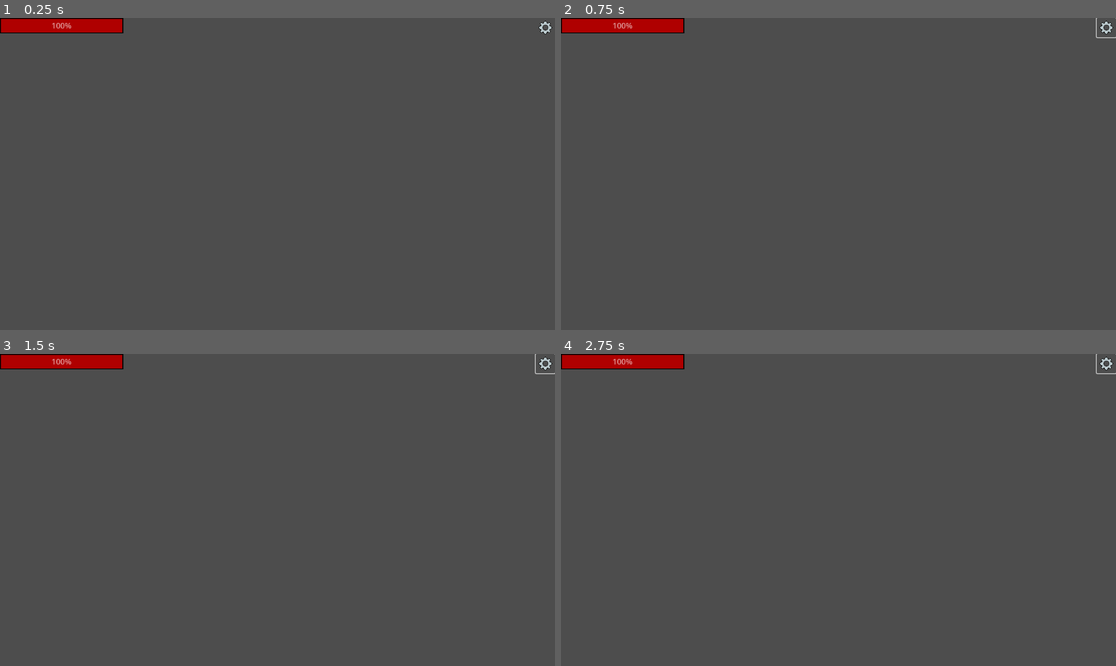
Above: before the commit, frames 1-4 (two rows, left to right).
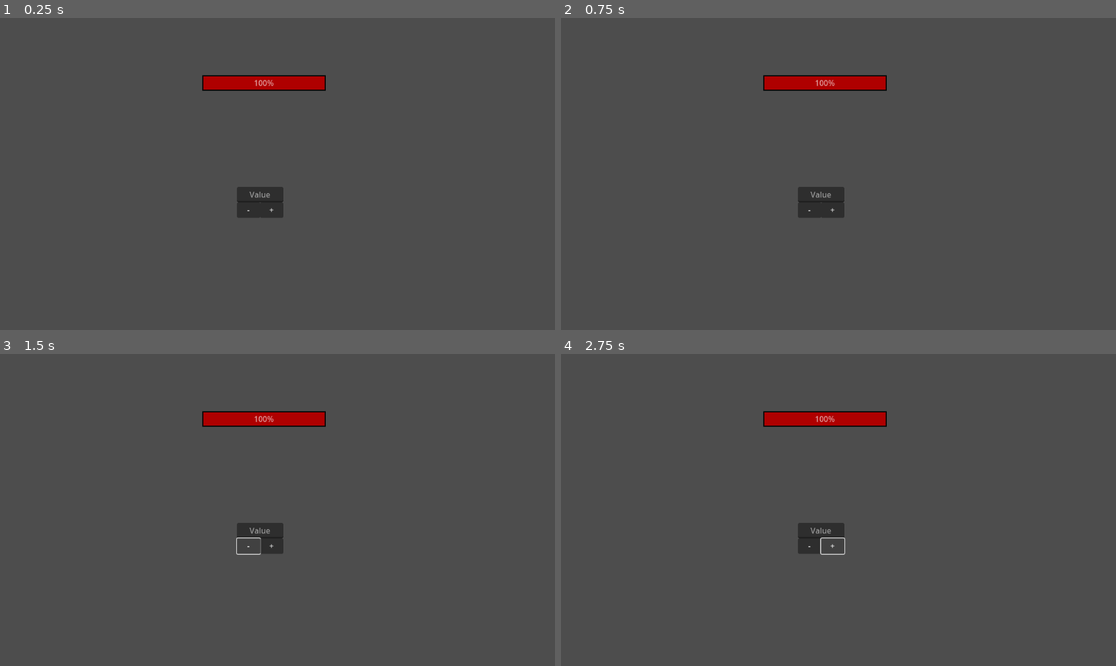
Above: after the commit, the same moments.

Repository: Xanmal877/The-Runic-Isles-MVM-28
Game: Godot game, scene res://scenes/ui.tscn
Same seed, same stepped clock (60 frames per second), same inputs: the game is played once before the commit and once after it.
Inputs (mouse positions are in pixels of both pictures, inside the frame that each line leads up to):
- Up to frame 1 (0.25 s): no input
- Up to frame 2 (0.75 s): click (1104, 27) at 0.52 s
- Up to frame 3 (1.5 s): click (249, 547) at 1.25 s, where only the run after the commit has a clickable "-"
- Up to frame 4 (2.75 s): click (832, 547) at 2 s, where only the run after the commit has a clickable "+"

The runs differ from the first frame. In frame 1, 3.1% of the frame differs, in the area x 0-100%, y 0-64%; in frame 2, 3.1%; in frame 3, 2.9%; in frame 4, 2.9%.

Commit message:
HealthBar

Diff:
--- a/scenes/health_bar.tscn
+++ b/scenes/health_bar.tscn
@@ -8,14 +8,15 @@
 offset_right = 256.0
 offset_bottom = 32.0
 script = ExtResource("1_768f6")
-metadata/_edit_group_ = true
 
 [node name="HealthBarFrame" type="ColorRect" parent="."]
+layout_mode = 0
 offset_right = 256.0
 offset_bottom = 32.0
 color = Color(0, 0, 0, 1)
 
 [node name="HealthBarHealth" type="ColorRect" parent="."]
+layout_mode = 0
 offset_left = 2.0
 offset_top = 2.0
 offset_right = 254.0
@@ -23,6 +24,7 @@
 color = Color(0.686275, 0, 0, 1)
 
 [node name="HealthBarLabel" type="Label" parent="."]
+layout_mode = 0
 offset_left = 96.0
 offset_right = 160.0
 offset_bottom = 32.0
--- /dev/null
+++ b/scenes/health_bar_debug.tscn
@@ -0,0 +1,43 @@
+[gd_scene load_steps=2 format=3 uid="uid://cblsevfrcf4i5"]
+
+[ext_resource type="Script" path="res://scripts/health_bar_debug.gd" id="1_u022v"]
+
+[node name="HealthBarDebug" type="Control"]
+layout_mode = 3
+anchors_preset = 15
+anchor_right = 1.0
+anchor_bottom = 1.0
+offset_right = -1056.0
+offset_bottom = -584.0
+grow_horizontal = 2
+grow_vertical = 2
+script = ExtResource("1_u022v")
+
+[node name="LineEdit" type="LineEdit" parent="."]
+layout_mode = 0
+offset_right = 96.0
+offset_bottom = 32.0
+placeholder_text = "Value"
+alignment = 1
+
+[node name="ApplyDamage" type="Button" parent="."]
+layout_mode = 0
+offset_top = 32.0
+offset_right = 48.0
+offset_bottom = 64.0
+tooltip_text = "Apply Damage"
+mouse_default_cursor_shape = 2
+text = "-"
+
+[node name="ApplyHeal" type="Button" parent="."]
+layout_mode = 0
+offset_left = 48.0
+offset_top = 32.0
+offset_right = 96.0
+offset_bottom = 64.0
+tooltip_text = "Apply Heal"
+mouse_default_cursor_shape = 2
+text = "+"
+
+[connection signal="pressed" from="ApplyDamage" to="." method="_on_apply_damage_pressed"]
+[connection signal="pressed" from="ApplyHeal" to="." method="_on_apply_heal_pressed"]
--- a/scenes/ui.tscn
+++ b/scenes/ui.tscn
@@ -1,17 +1,18 @@
 [gd_scene load_steps=3 format=3 uid="uid://xtma3rk642h5"]
 
 [ext_resource type="PackedScene" uid="uid://cu0hqe6xuoenb" path="res://scenes/health_bar.tscn" id="1_28btv"]
-[ext_resource type="Texture2D" uid="uid://xnaj3vg55rvv" path="res://assets/spr_settings.png" id="1_tkgdd"]
+[ext_resource type="PackedScene" uid="uid://cblsevfrcf4i5" path="res://scenes/health_bar_debug.tscn" id="2_kbls7"]
 
 [node name="CanvasLayer" type="CanvasLayer"]
 
-[node name="HealthBar" parent="." instance=ExtResource("1_28btv")]
+[node name="HealthBarDebug" parent="." instance=ExtResource("2_kbls7")]
+offset_left = 492.0
+offset_top = 351.0
+offset_right = -564.0
+offset_bottom = -233.0
 
-[node name="ButtonSettings" type="Button" parent="."]
-offset_left = 1112.0
-offset_right = 1152.0
-offset_bottom = 40.0
-mouse_default_cursor_shape = 2
-icon = ExtResource("1_tkgdd")
-flat = true
-icon_alignment = 1
+[node name="HealthBar" parent="HealthBarDebug" instance=ExtResource("1_28btv")]
+offset_left = -36.0
+offset_top = -116.0
+offset_right = 220.0
+offset_bottom = -84.0
--- a/scripts/health_bar.gd
+++ b/scripts/health_bar.gd
@@ -1,23 +1,44 @@
 extends Control
 
-@export var bar_size     : Vector2i = Vector2i(256 , 32)
-@export var frame_width  : int      = 4
-@export var frame_color  : Color    = Color8(0  , 0  , 0  , 255)
-@export var health_color : Color    = Color8(175, 0  , 0  , 255)
-@export var text_color   : Color    = Color8(255, 255, 255, 225)
-@export var show_text    : bool     = true
+@export var bar_size     : Vector2 = Vector2(256 , 32)
+@export var frame_width  : float   = 4
+@export var frame_color  : Color   = Color8(0  , 0  , 0  , 255)
+@export var health_color : Color   = Color8(175, 0  , 0  , 255)
+@export var text_color   : Color   = Color8(255, 255, 255, 225)
+@export var show_text    : bool    = true
 
-func apply_properties() -> void:
-	size = bar_size
-	$HealthBarFrame.size = size
+@onready var host : Object = get_parent()
 
-	$HealthBarHealth.size     = Vector2i(bar_size.x - frame_width  , bar_size.y - frame_width  )
-	$HealthBarHealth.position = Vector2i(position.x + frame_width/2, position.y + frame_width/2)
+func get_current_to_max_health_ratio() -> float:
+	return (host.current_health / host.max_health)
+func get_remaining_health_percentage() -> float:
+	return get_current_to_max_health_ratio() * 100
 
+func update_frame()      -> void:
+	$HealthBarFrame.position = position
+	$HealthBarFrame.size     = bar_size
+func update_health()     -> void:
+	var _pos_x  : float = position.x + (frame_width / 2)
+	var _pos_y  : float = position.y + (frame_width / 2)
+	var _size_x : float = (bar_size.x - frame_width) * get_current_to_max_health_ratio()
+	var _size_y : float = bar_size.y - frame_width
+
+	$HealthBarHealth.position = Vector2(_pos_x, _pos_y)
+	$HealthBarHealth.size     = Vector2(_size_x, _size_y)
+func update_label()      -> void:
+	var _pos_x = position.x + ($HealthBarFrame.size.x / 2) - ($HealthBarLabel.size.x / 2)
+	var _pos_y = position.y
+
+	$HealthBarLabel.position      = Vector2(_pos_x, _pos_y)
 	$HealthBarLabel.self_modulate = text_color
 
 	if show_text:
-		$HealthBarLabel.text = "100%"
+		$HealthBarLabel.text = str(get_remaining_health_percentage()) + "%"
+func update_health_bar() -> void:
+	update_frame()
+	update_health()
+	update_label()
 
+@warning_ignore("unused_parameter")
 func _process(delta) -> void:
-	apply_properties()
+	update_health_bar()
--- /dev/null
+++ b/scripts/health_bar_debug.gd
@@ -0,0 +1,16 @@
+extends Control
+
+var max_health     : float = 100
+var current_health : float = 100
+
+func clamp_health():
+	current_health = clamp(current_health, 0, max_health)
+
+func _on_apply_damage_pressed():
+	current_health -= float($LineEdit.text)
+
+func _on_apply_heal_pressed():
+	current_health += float($LineEdit.text)
+
+func _process(delta):
+	clamp_health()
